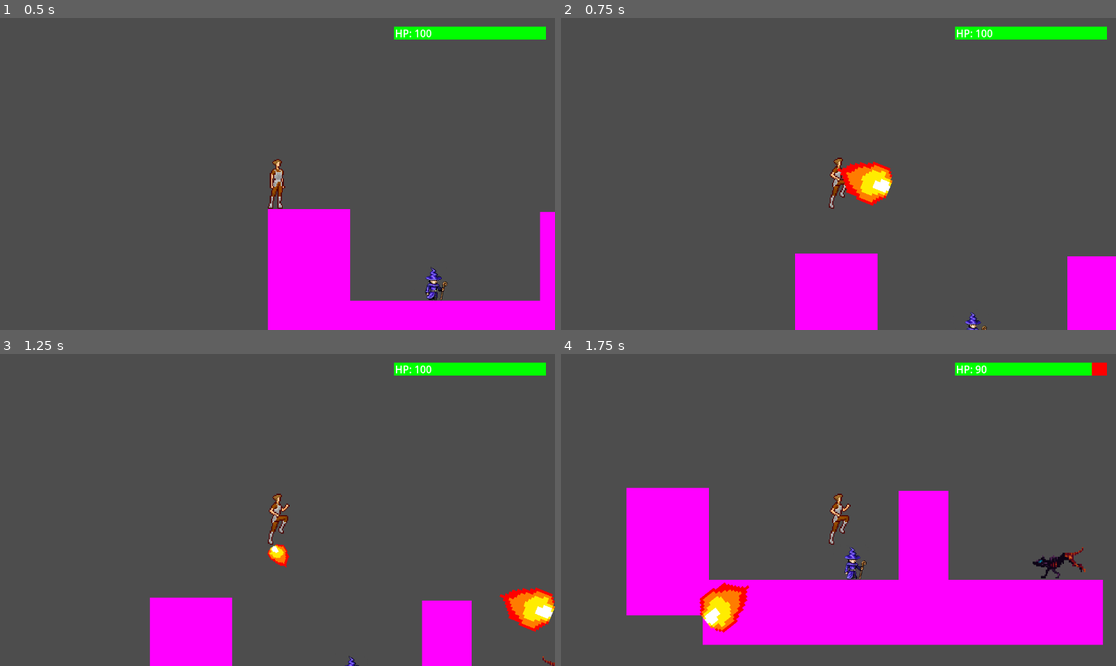
Above: before the commit, frames 1-4 (two rows, left to right).
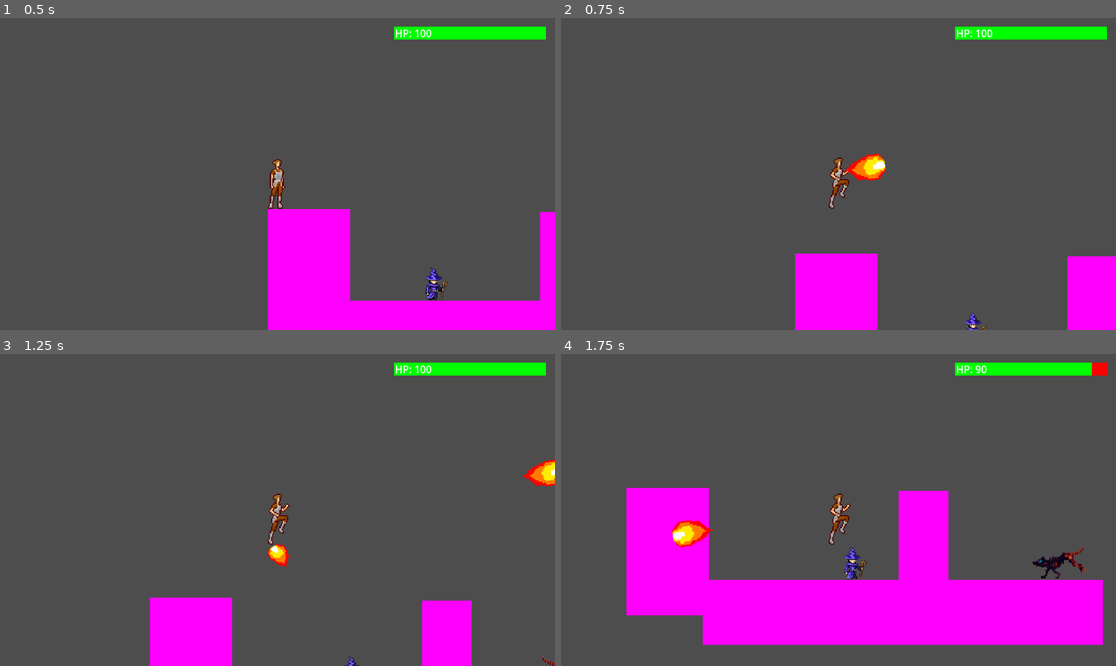
Above: after the commit, the same moments.

Repository: Max-Harold/GameJam25UD
Game: Godot game, scene res://scenes/test.tscn
Two runs of this game, one before a commit and one after it. Both use one fixed random seed, a clock stepped at 60 frames per second and the inputs below.
Inputs (mouse positions are in pixels of both pictures, inside the frame that each line leads up to):
- Up to frame 1 (0.5 s): no input
- Up to frame 2 (0.75 s): tap Enter (ui_accept) at 0.5 s; move the mouse to (960, 158) at 0.52 s; hold Right (ui_right) from 0.53 s (still down); click (960, 158) at 0.67 s
- Up to frame 3 (1.25 s): keep holding Right (ui_right); tap Enter (ui_accept) at 0.77 s
- Up to frame 4 (1.75 s): keep holding Right (ui_right); move the mouse to (727, 525) at 1.27 s; click (727, 525) at 1.42 s; tap Enter (ui_accept) at 1.52 s

Frame 1 is identical in both runs. In frame 2, 1.0% of the frame differs, in the area x 49-60%, y 43-61%; in frame 3, 1.3%; in frame 4, 1.4%, in the area x 19-34%, y 53-90%.

Commit message:
proper player foirball

Diff:
--- a/player/player.gd
+++ b/player/player.gd
@@ -13,6 +13,8 @@
 
 @export var SPEED = 350.0
 @export var JUMP_VELOCITY = -500.0
+
+const fireball_scale: float = .5
 
 @onready var _animated_sprite = $AnimatedSprite2D
 
@@ -48,10 +50,10 @@
 			_animated_sprite.modulate = Color(1,1,1,1)
 
 	if not is_dead:
-		if Input.is_action_pressed("ui_right") and is_on_floor():
+		if Input.is_action_pressed("move_right") and is_on_floor():
 			_animated_sprite.flip_h = false
 			_animated_sprite.play("walk")
-		elif Input.is_action_pressed("ui_left") and is_on_floor():
+		elif (Input.is_action_pressed("move_left") or  Input.is_action_pressed("move_left")) and is_on_floor():
 			_animated_sprite.flip_h = true
 			_animated_sprite.play("walk")
 		elif is_on_floor():
@@ -71,20 +73,20 @@
 
 	# Get the input direction and handle the movement/deceleration.
 	# As good practice, you should replace UI actions with custom gameplay actions.
-	var direction := Input.get_axis("ui_left", "ui_right")
+	var direction := Input.get_axis("move_left", "move_right")
 	if not is_dead:
 		if direction:
 			velocity.x = direction * SPEED
 		else:
 			velocity.x = move_toward(velocity.x, 0, SPEED)
 	move_and_slide()
-
+	$Camera2D.align()
 	for i in range(get_slide_collision_count()):
 		var collision: KinematicCollision2D = get_slide_collision(i)
 
 		var collider = collision.get_collider()
 		if collision.get_position().y > global_position.y:
-			print(collider.name)
+			#print(collider.name)
 			if collider.name == "ColorHound" or collider.name == "foirwizard":
 				collider.queue_free()
 		else:
@@ -96,5 +98,7 @@
 	if event is InputEventMouseButton:
 		if event.pressed and Globals.lvl!=0:
 			var inst=foirball.instantiate()
-			inst.set_init_data(event.position-position,true)
+			inst.scale = Vector2(fireball_scale, fireball_scale)
+			print($Camera2D.get_global_mouse_position())
+			inst.set_init_data($Camera2D.get_global_mouse_position() - position,true)
 			add_child(inst)
--- a/project.godot
+++ b/project.godot
@@ -19,6 +19,21 @@
 
 Globals="*res://Globals.gd"
 
+[input]
+
+move_left={
+"deadzone": 0.5,
+"events": [Object(InputEventKey,"resource_local_to_scene":false,"resource_name":"","device":0,"window_id":0,"alt_pressed":false,"shift_pressed":false,"ctrl_pressed":false,"meta_pressed":false,"pressed":false,"keycode":0,"physical_keycode":65,"key_label":0,"unicode":0,"location":0,"echo":false,"script":null)
+, Object(InputEventKey,"resource_local_to_scene":false,"resource_name":"","device":0,"window_id":0,"alt_pressed":false,"shift_pressed":false,"ctrl_pressed":false,"meta_pressed":false,"pressed":false,"keycode":0,"physical_keycode":4194319,"key_label":0,"unicode":0,"location":0,"echo":false,"script":null)
+]
+}
+move_right={
+"deadzone": 0.5,
+"events": [Object(InputEventKey,"resource_local_to_scene":false,"resource_name":"","device":0,"window_id":0,"alt_pressed":false,"shift_pressed":false,"ctrl_pressed":false,"meta_pressed":false,"pressed":false,"keycode":0,"physical_keycode":68,"key_label":0,"unicode":0,"location":0,"echo":false,"script":null)
+, Object(InputEventKey,"resource_local_to_scene":false,"resource_name":"","device":0,"window_id":0,"alt_pressed":false,"shift_pressed":false,"ctrl_pressed":false,"meta_pressed":false,"pressed":false,"keycode":0,"physical_keycode":4194321,"key_label":0,"unicode":0,"location":0,"echo":false,"script":null)
+]
+}
+
 [rendering]
 
 textures/canvas_textures/default_texture_filter=0
Not shown: 1 places in enemies/color_hound/color_hound.tscn that only renumber resources
Not shown: 1 places in enemies/foirwizard/foirwizard.tscn that only renumber resources
Not shown: 1 places in foirball/foirball.tscn that only renumber resources
Not shown: 1 places in player/player.tscn that only renumber resources
Not shown: 1 places in scenes/test.tscn that only renumber resources
